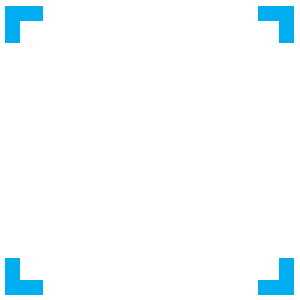
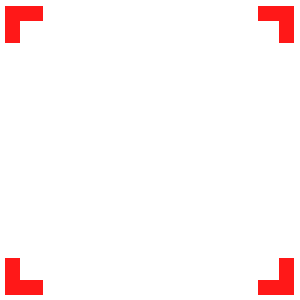
The second w=300, h=300 image is a revision of the first. Changes to its layers:
added layer "check" above "Rectangle 1" over [5, 6, 294, 295]
